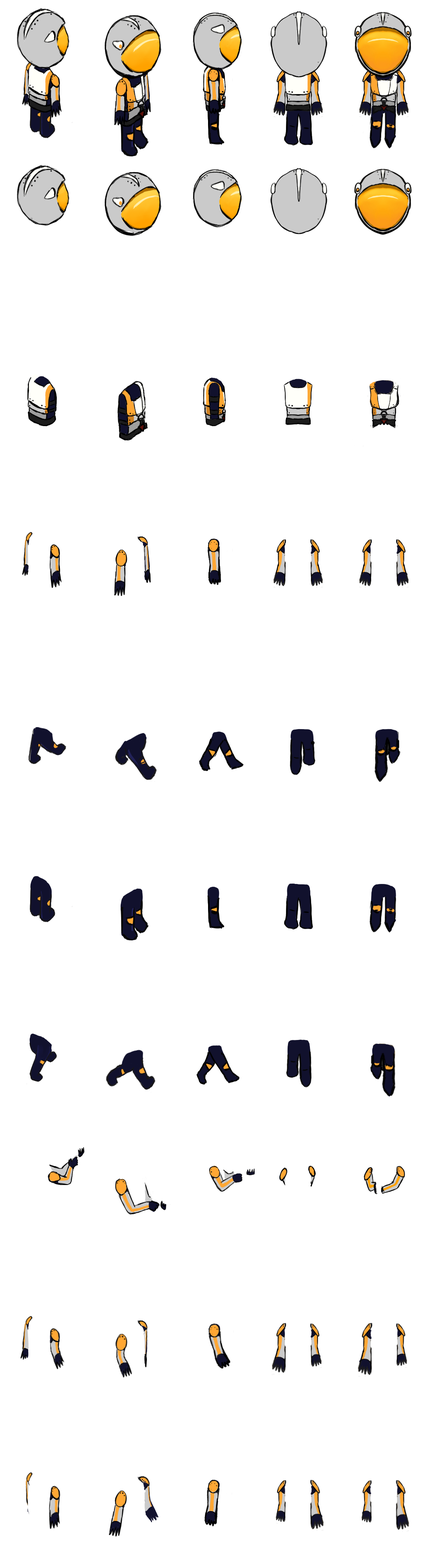
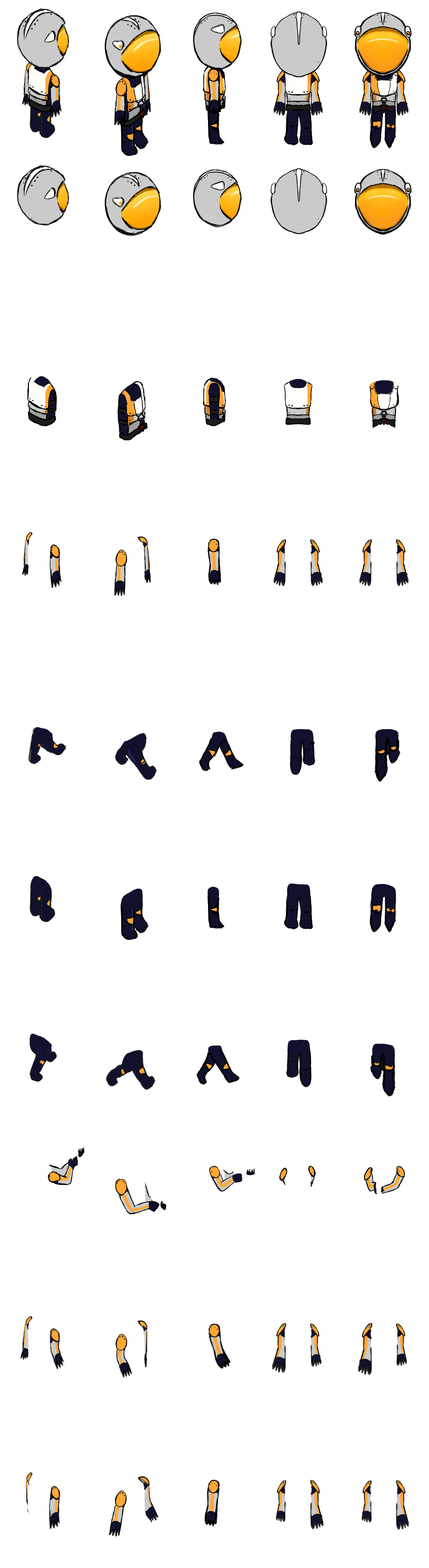
Comparing the layer stacks of the two 429x1568 images. Changes:
removed layer "Ebene 53" from group "Layer 52" over [126,154,153,941]
painted on "lines legs right" over [126,778,153,941]
painted on "lines legs middle" over [126,938,138,941]
painted on "alha channel base" over [126,938,138,941]
